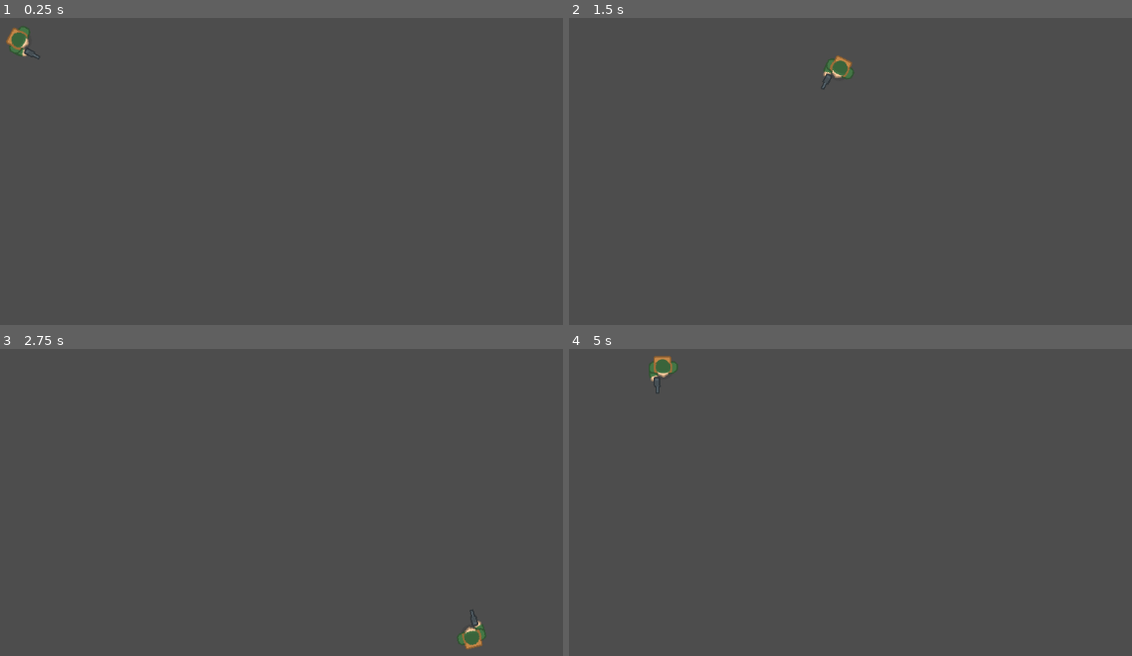
Above: before the commit, frames 1-4 (two rows, left to right).
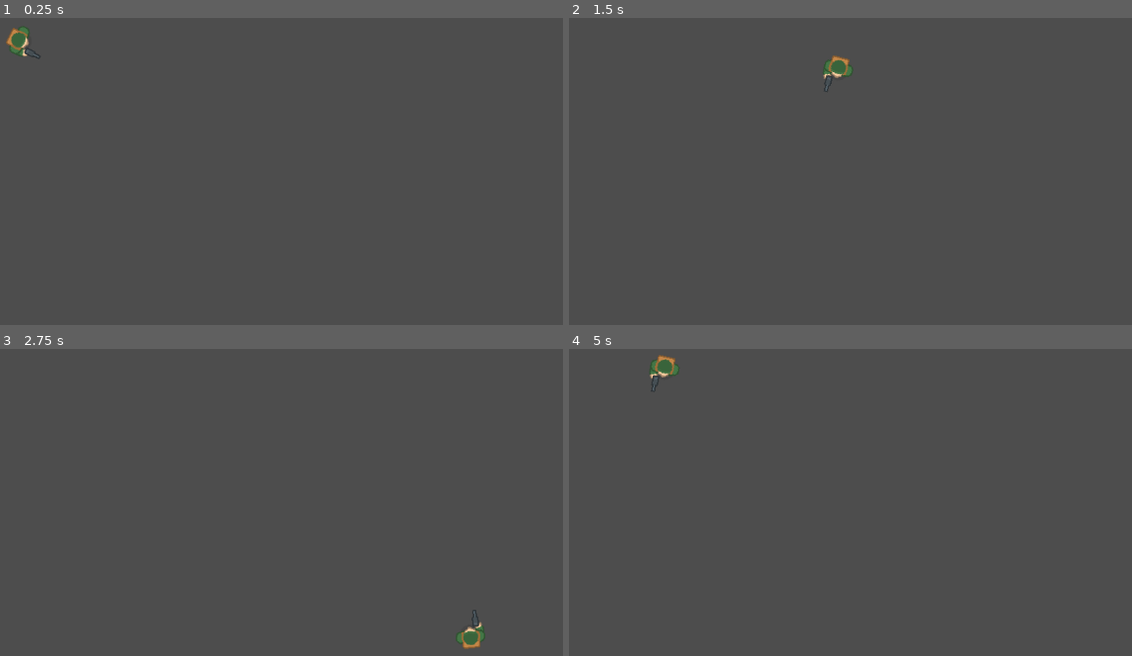
Above: after the commit, the same moments.

Repository: alonsoburon/TDS
Game: Godot game, scene res://main.tscn
The game is run twice, just before and just after one commit, with the same random seed, the same clock (stepped at 60 frames per second) and the same inputs.
Inputs (mouse positions are in pixels of both pictures, inside the frame that each line leads up to):
- Up to frame 1 (0.25 s): no input
- Up to frame 2 (1.5 s): tap Enter at 0.5 s; move the mouse to (1081, 189) at 0.52 s; hold D (right) 0.53-1.28 s; move the mouse to (749, 232) at 1.27 s; hold S (down) from 1.28 s (still down)
- Up to frame 3 (2.75 s): move the mouse to (416, 444) at 2.02 s; release S (down) at 2.03 s; hold D (right) from 2.03 s (still down)
- Up to frame 4 (5 s): move the mouse to (867, 631) at 2.77 s; release D (right) at 2.78 s; hold W (up) 2.78-3.53 s; move the mouse to (outside the picture) at 3.52 s; hold A (left) from 3.53 s (still down); move the mouse to (670, 474) at 4.27 s

The runs differ from the first frame. In frame 1, less than 0.1% of the frame differs, in the area x 1-7%, y 3-14%; in frame 2, 0.2%; in frame 3, 0.1%; in frame 4, 0.2%, in the area x 14-20%, y 1-15%.

Commit message:
Smooth Rotate

Diff:
--- a/player.gd
+++ b/player.gd
@@ -1,9 +1,21 @@
+# FILEPATH: /c:/Users/nuxap/Documents/GitHub/TDS/player.gd
+
 extends CharacterBody2D
 
+# The speed at which the player moves
 var speed: float = 500
+
+# The friction applied to the player's movement
 var friction: float = 0.1
+
+# The acceleration applied to the player's movement
 var acceleration: float = 0.1
-func get_input():
+
+# The rotation speed of the player
+var rot_speed = 10
+
+# Retrieves the player's input, used in _physics_process
+func get_input() -> Vector2:
 	var input = Vector2()
 	if Input.is_action_pressed('right'):
 		input.x += 1
@@ -15,16 +27,26 @@
 		input.y -= 1
 	return input
 
+func get_rotate_to_mouse() :
+	var target_position = get_local_mouse_position() # Get the mouse position in the world
+	var new_transform = $player_sprite.transform.looking_at(target_position)
+	return new_transform
+# This script controls the movement and rotation of the player character.
+
 func _physics_process(_delta):
-	var direction = get_input()
-	if direction.length() > 0:
-		velocity = lerp(velocity, direction.normalized() * speed, acceleration)
+	"""
+	Physics process function that is called every frame to update the player's movement and rotation.
+
+	:param _delta: The time elapsed since the last frame.
+	"""
+
+	var direction = get_input() # Run previous function to get input, value is a Vector2 pointing in the direction of the input
+	if direction.length() > 0: # This means if movement is detected
+		velocity = lerp(velocity, direction.normalized() * speed, acceleration) # Lerp the velocity from whatever it ism to the direction * speed with acceleration
 	else:
-		velocity = lerp(velocity, Vector2.ZERO, friction)
-	var mouse_position = get_global_mouse_position()
-	var target_direction = mouse_position - global_position
-	var target_rotation = atan2(target_direction.y, target_direction.x)
-	rotation = target_rotation
+		velocity = lerp(velocity, Vector2.ZERO, friction) # If no movement detected, lerp the velocity to 0 with friction
 
+	 # Get the transform of the player sprite looking at the mouse position
+	$player_sprite.transform = $player_sprite.transform.interpolate_with(get_rotate_to_mouse(), rot_speed * _delta) # Interpolate the player sprite's transform to the mouse position with the rotation speed
 
 	move_and_slide()
